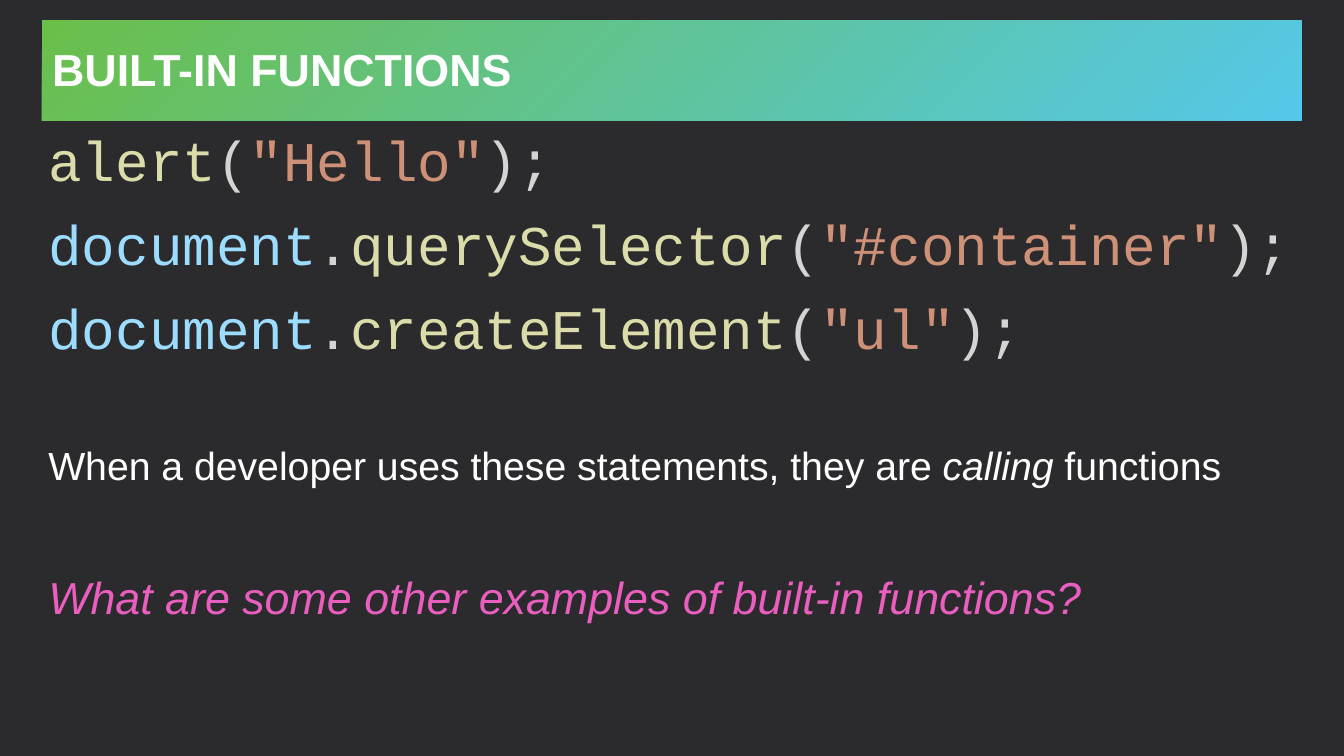
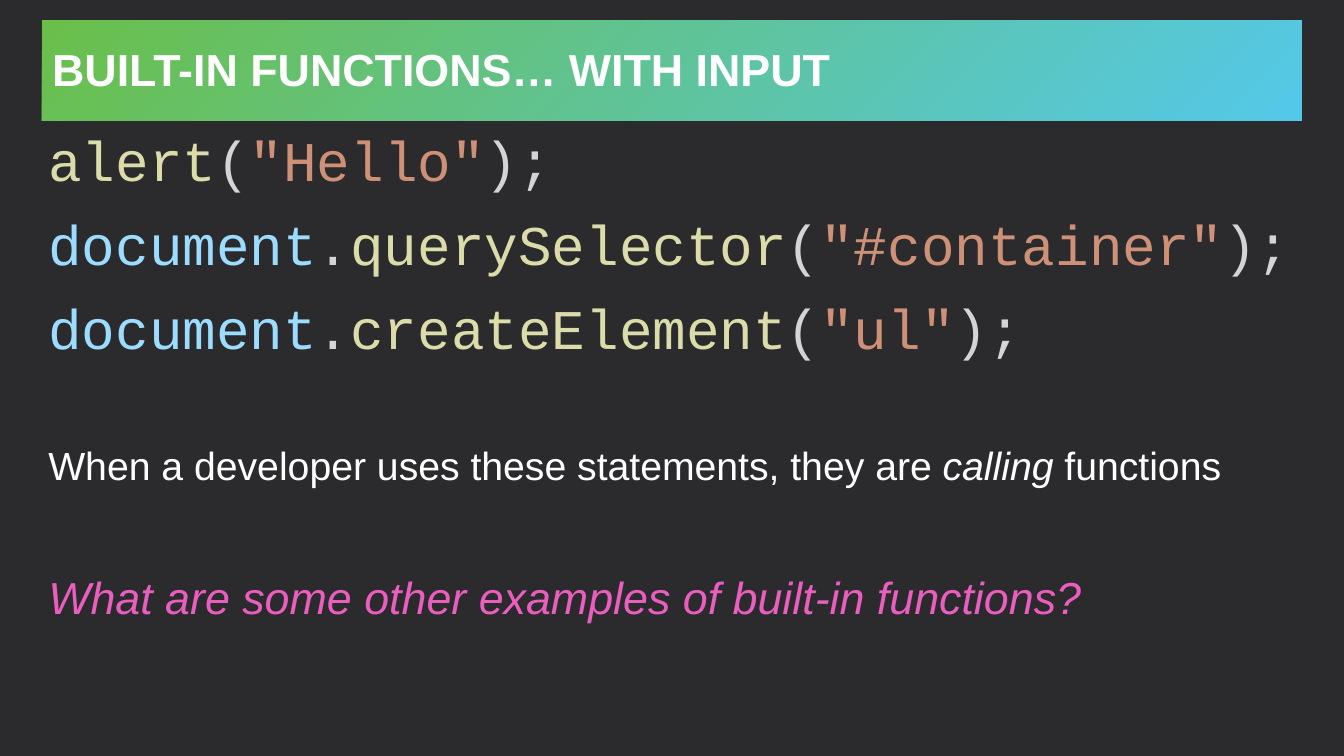
Before and after one commit to hytechclub/web-102, a slide deck: slide 5 of Week08/FunctionParameters.pptx. Drawn at 1344x756 pixels with LibreOffice and Linux fonts; fonts in the diff are those of the drawing. Boxes give left, top, right and bottom in pixels: in the first picture for what was removed or moved away, otherwise in the second. Text is boxed around its words. In the diff, an @@ line names an element or a change of style, - is before the commit and + after.

```diff
--- a/Week08/FunctionParameters.pptx
+++ b/Week08/FunctionParameters.pptx
@@ title at [52,55,830,87]: text changed @@
-BUILT-IN FUNCTIONS
+BUILT-IN FUNCTIONS… WITH INPUT
```
Also in this commit, not shown: 6 other slides changed, 5 slides added.
